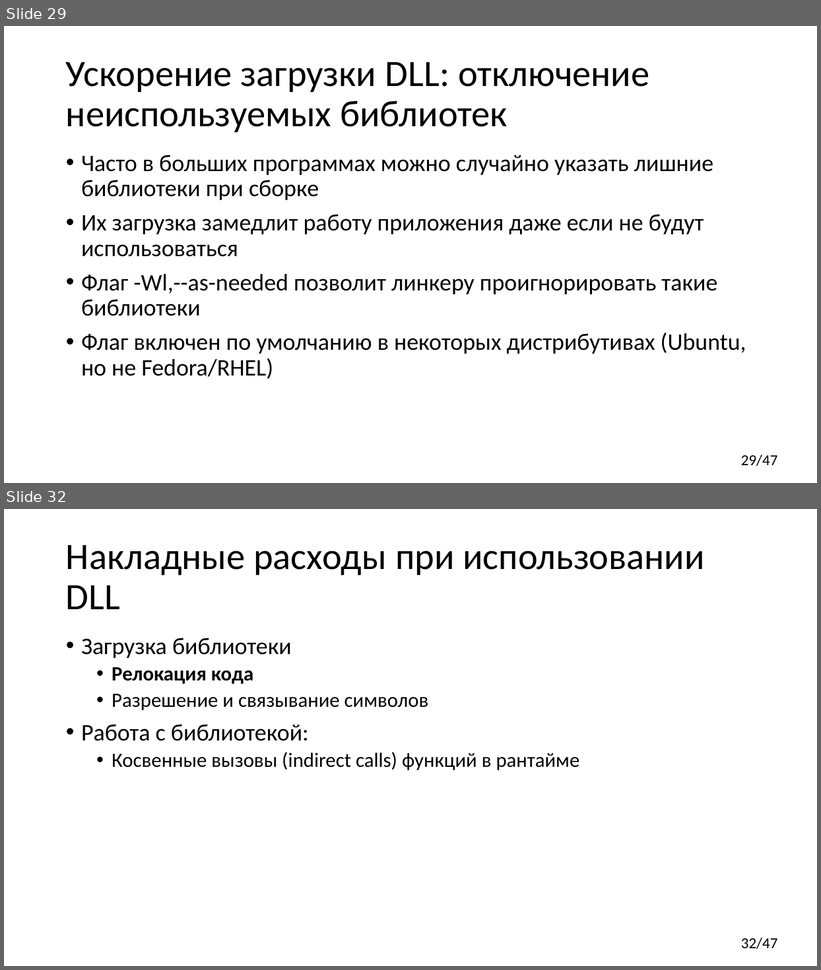
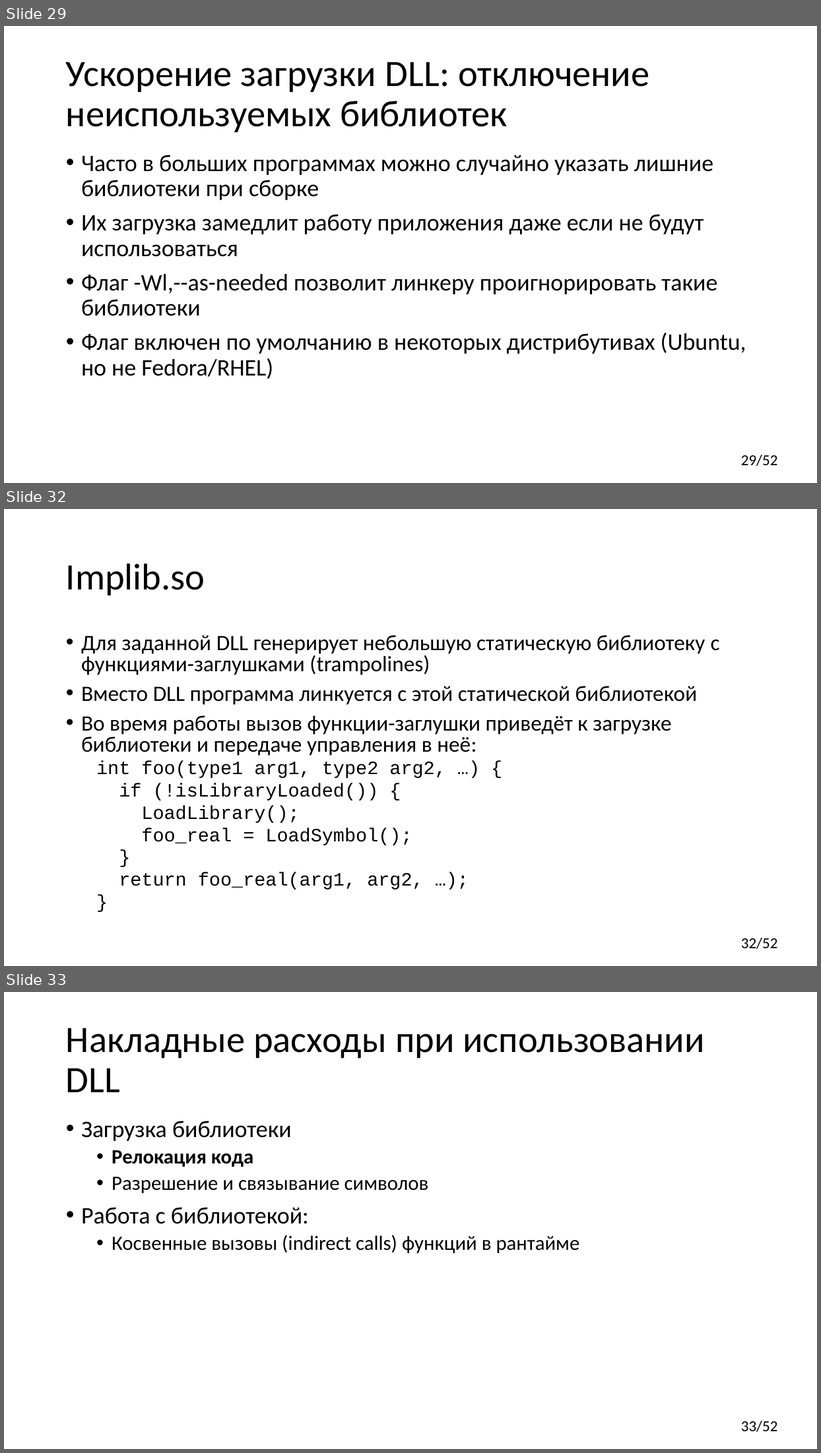
Before and after one commit to yugr/CppRussia, a slide deck: 2024/RU.pptx. Shown one above the other, each under a label of ours: slides 29 and 32 before the commit, slides 29, 32 and 33 after it; the slides between them are not shown. The pictures are 821x970 and 821x1453 pixels, drawn with LibreOffice and Linux fonts; fonts in the diff are those of the drawing. Boxes give left, top, right and bottom in pixels: in the first picture for what was removed or moved away, otherwise in the second. Text is boxed around its words. In the diff, an @@ line names an element or a change of style, - is before the commit and + after.

```diff
--- a/2024/RU.pptx
+++ b/2024/RU.pptx
@@ slide 32 added at (x1=4, y1=509, x2=817, y2=966), background #FFFFFF; not listed: 1 template element that a slide beside it also shows @@
@@ title added at (x1=66, y1=563, x2=205, y2=595), 44 pt, text #000000 @@
+Implib.so
@@ text added at (x1=81, y1=635, x2=720, y2=890), 25.9 pt, text #000000 @@
+• Для заданной DLL генерирует небольшую статическую библиотеку c функциями-заглушками (trampolines)
+• Вместо DLL программа линкуется с этой статической библиотекой
+• Во время работы вызов функции-заглушки приведёт к загрузке библиотеки и передаче управления в неё:
+  int foo(type1 arg1, type2 arg2, …) {
+  if (!isLibraryLoaded()) {
+  LoadLibrary();
+  foo_real = LoadSymbol();
+  }
+  return foo_real(arg1, arg2, …);
+  }
@@ page number at (x1=741, y1=455, x2=778, y2=466): text changed @@
-29/47
+29/52
@@ what was slide 32 is now slide 33 @@
@@ page number at (x1=741, y1=1421, x2=778, y2=1432): text changed @@
-32/47
+33/52
```
Also in this commit, not shown: 6 slides changed, 1 other slide added.
